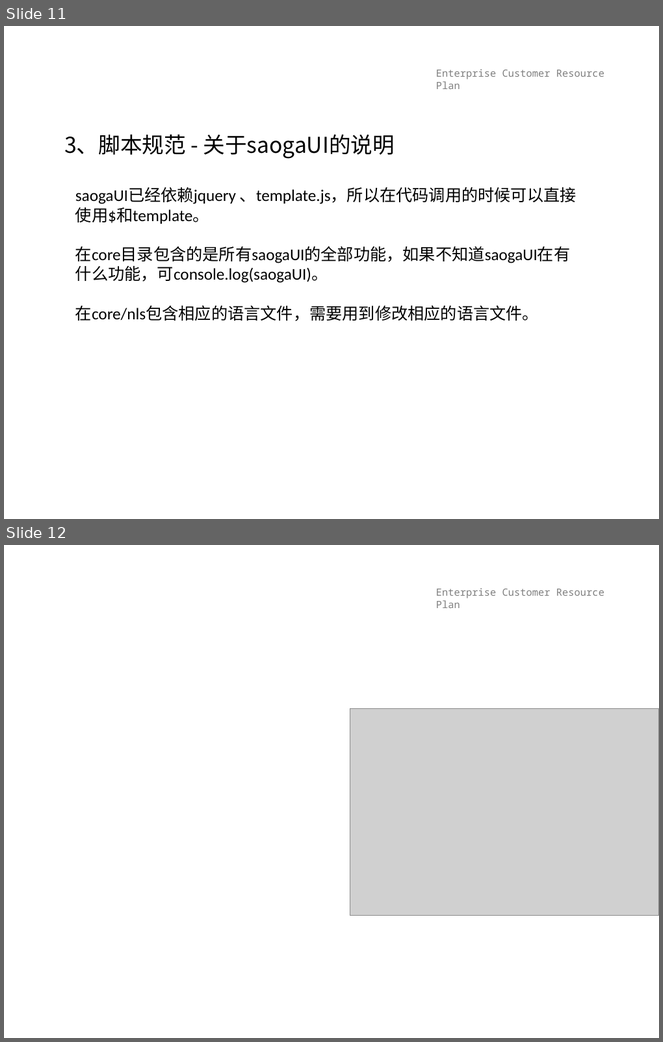
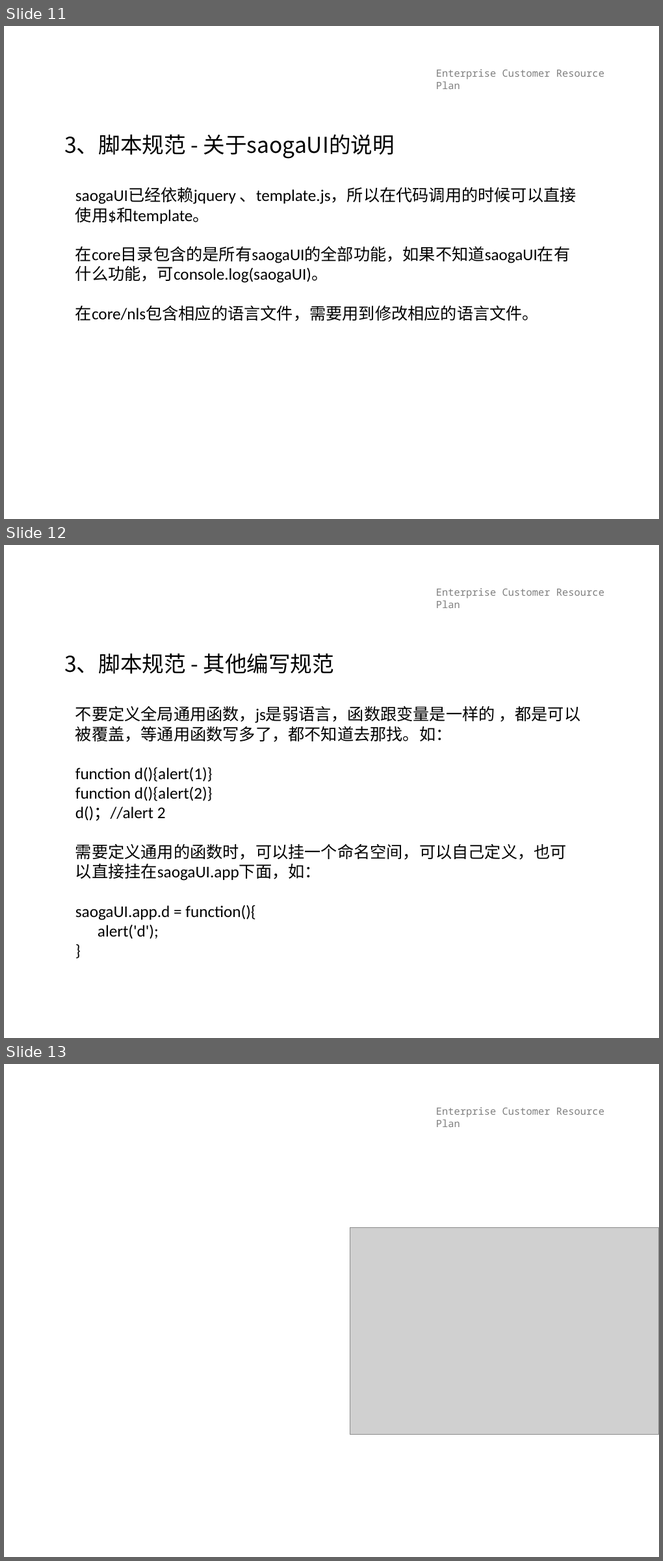
Before and after one commit to zkeyword/saogaUI, a slide deck: doc/前端规范.ppt. Shown one above the other, each under a label of ours: slides 11 and 12 before the commit, slides 11, 12 and 13 after it. The pictures are 663x1042 and 663x1561 pixels, drawn with LibreOffice and Linux fonts; fonts in the diff are those of the drawing; grey boxes stand for pictures; background and template pictures are left out. Boxes give left, top, right and bottom in pixels: in the first picture for what was removed or moved away, otherwise in the second. Text is boxed around its words. In the diff, an @@ line names an element or a change of style, - is before the commit and + after.

```diff
--- a/doc/前端规范.ppt
+++ b/doc/前端规范.ppt
@@ slide 12 added at <box>4,545,659,1038</box>, background picture (left out); not listed: 1 template element that a slide beside it also shows @@
@@ text added at <box>64,653,335,674</box>, 24 pt, text #000000 @@
+3、脚本规范 - 其他编写规范
@@ text added at <box>76,706,581,939</box>, 18 pt, text #000000 @@
+不要定义全局通用函数，js是弱语言，函数跟变量是一样的 ，都是可以被覆盖，等通用函数写多了，都不知道去那找。如：
+function d(){alert(1)}
+function d(){alert(2)}
+d()；//alert 2
+需要定义通用的函数时，可以挂一个命名空间，可以自己定义，也可以直接挂在saogaUI.app下面，如：
+saogaUI.app.d = function(){
+alert('d');
+}
@@ what was slide 12 is now slide 13 @@
```
Also in this commit, not shown: 12 other files.
